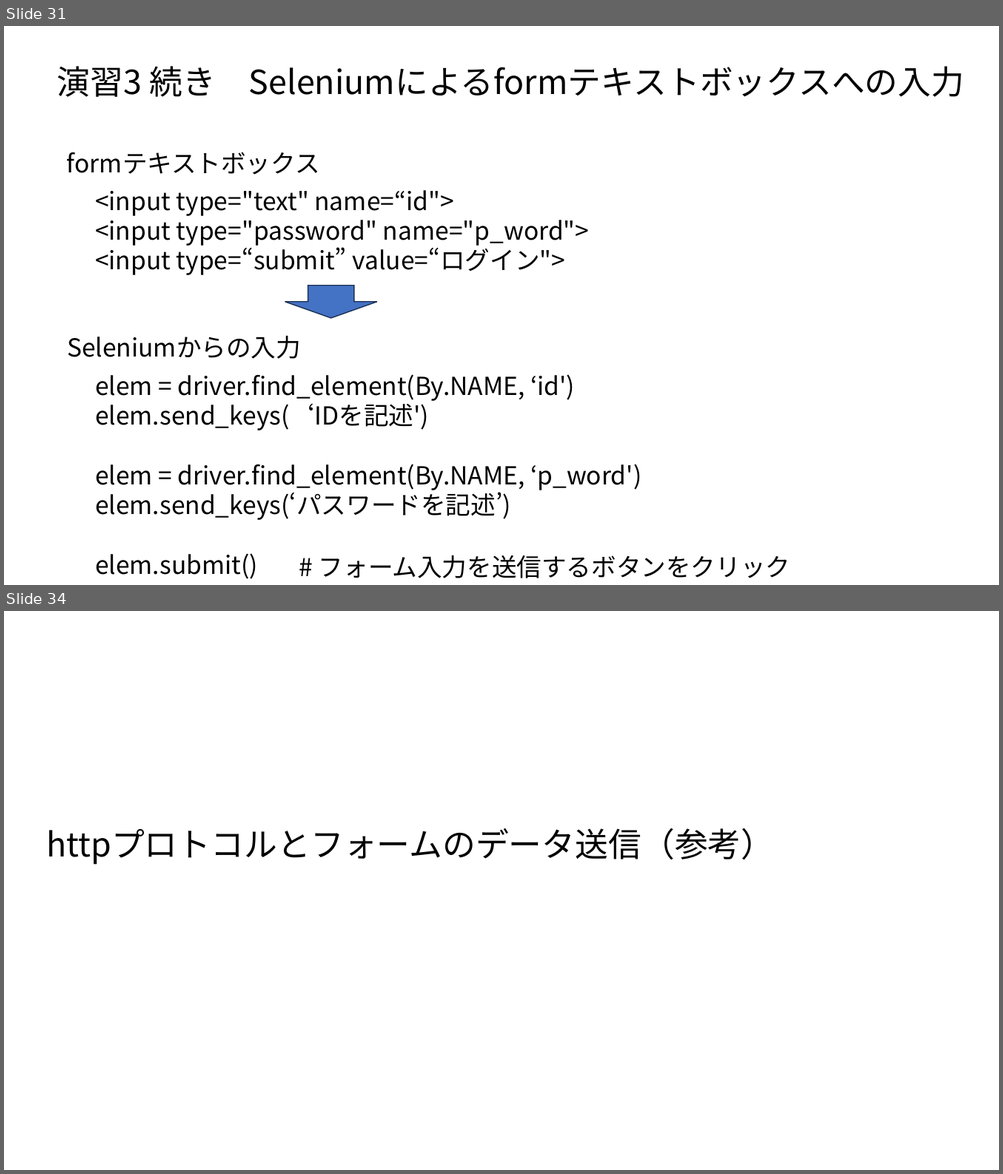
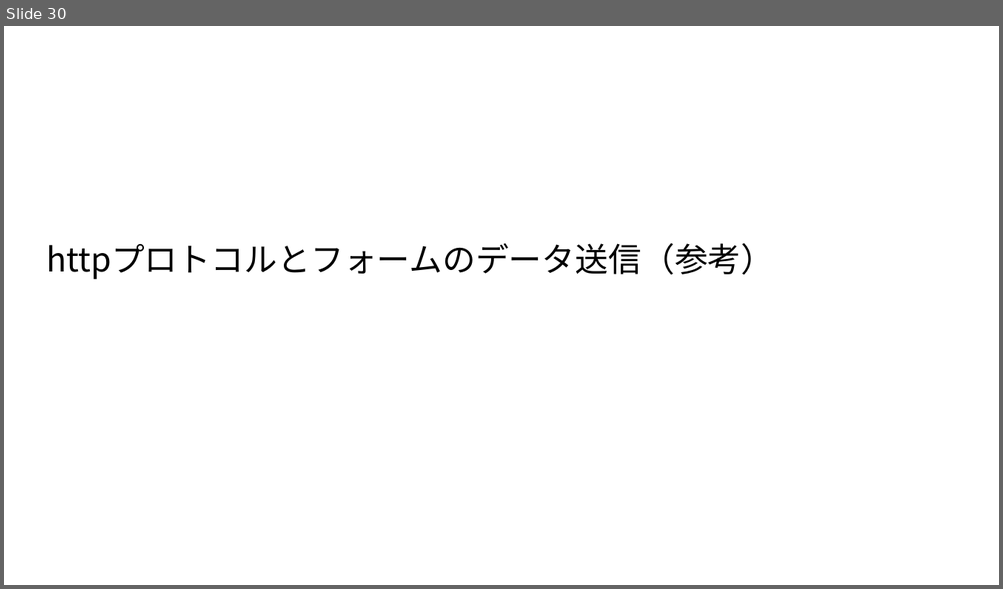
Before and after one commit to ueharaLab/bigdata7_selenium, a slide deck: bigdata6_selenium.pptx. Shown one above the other, each under a label of ours: slides 31 and 34 before the commit, slide 30 after it; the slides between them are not shown. The pictures are 1003x1174 and 1003x589 pixels, drawn with LibreOffice and Linux fonts; fonts in the diff are those of the drawing. Boxes give left, top, right and bottom in pixels: in the first picture for what was removed or moved away, otherwise in the second. Text is boxed around its words. In the diff, an @@ line names an element or a change of style, - is before the commit and + after.

```diff
--- a/bigdata6_selenium.pptx
+++ b/bigdata6_selenium.pptx
@@ slide 31 removed at (4,26,999,585), background #FFFFFF @@
@@ text removed at (57,66,964,97) @@
-演習3 続き Seleniumによるformテキストボックスへの入力
@@ text removed at (67,152,320,175) @@
-formテキストボックス
@@ text removed at (95,190,589,275) @@
-<input type="text" name=“id">
-<input type="password" name="p_word">
-<input type=“submit” value=“ログイン">
@@ down arrow removed at (285,286,377,318) @@
@@ text removed at (67,336,301,359) @@
-Seleniumからの入力
@@ text removed at (95,375,641,580) @@
-elem = driver.find_element(By.NAME, ‘id')
-elem.send_keys(‘IDを記述')
-elem = driver.find_element(By.NAME, ‘p_word')
-elem.send_keys(‘パスワードを記述’)
-elem.submit()
@@ text removed at (318,556,790,579) @@
-# フォーム入力を送信するボタンをクリック
@@ what was slide 34 is now slide 30 @@
```
Also in this commit, not shown: 10 slides changed, 1 slide added, 4 other slides removed, 25 other files.
